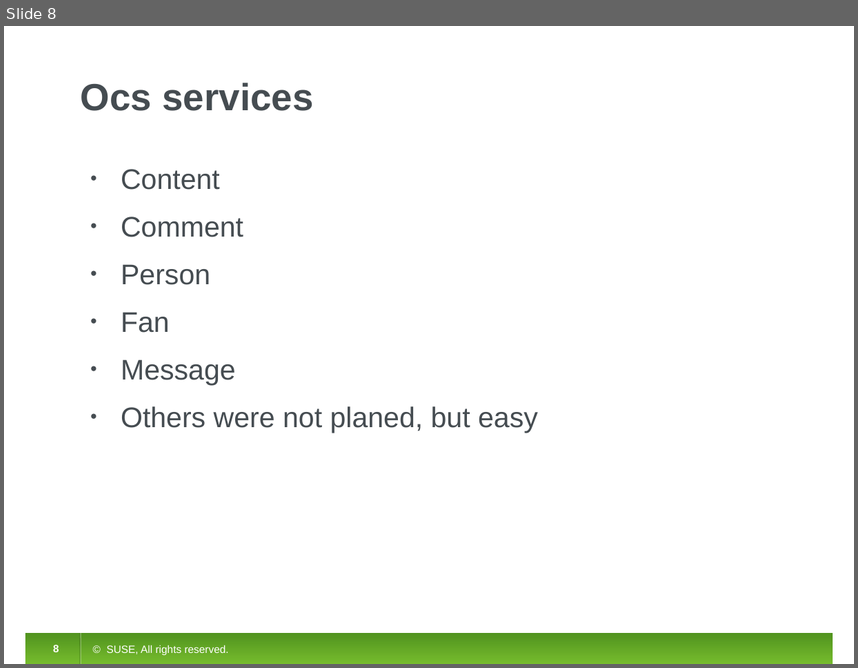
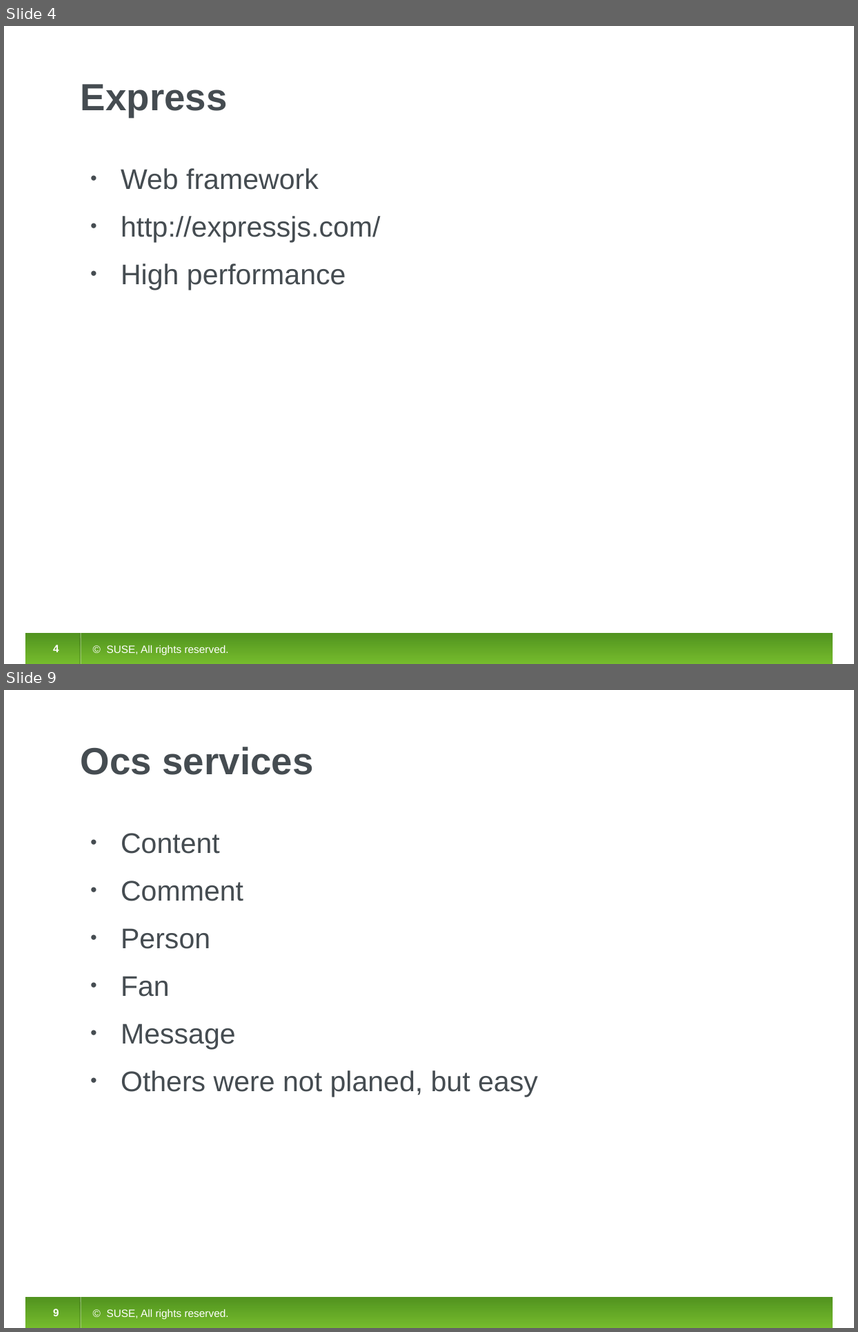
Before and after one commit to initlove/ocs-nodejs, a slide deck: document/ocs-nodejs.odp. Shown one above the other, each under a label of ours: slide 8 before the commit, slides 4 and 9 after it; the slides between them are not shown. The pictures are 858x668 and 858x1332 pixels, drawn with LibreOffice and Linux fonts; fonts in the diff are those of the drawing. Boxes give left, top, right and bottom in pixels: in the first picture for what was removed or moved away, otherwise in the second. Text is boxed around its words. In the diff, an @@ line names an element or a change of style, - is before the commit and + after.

```diff
--- a/document/ocs-nodejs.odp
+++ b/document/ocs-nodejs.odp
@@ slide 4 added at (x1=4, y1=26, x2=854, y2=664), background #FFFFFF; not listed: 5 template elements that a slide beside it also shows @@
@@ title added at (x1=81, y1=84, x2=228, y2=117), 32 pt, text #454C51, bold @@
+Express
@@ text added at (x1=121, y1=168, x2=380, y2=290), 24 pt, text #454C51 @@
+• Web framework
+• http://expressjs.com/
+• High performance
@@ what was slide 8 is now slide 9 @@
```
Also in this commit, not shown: 5 slides changed, 3 other slides added, 3 slides removed, 15 other files.
